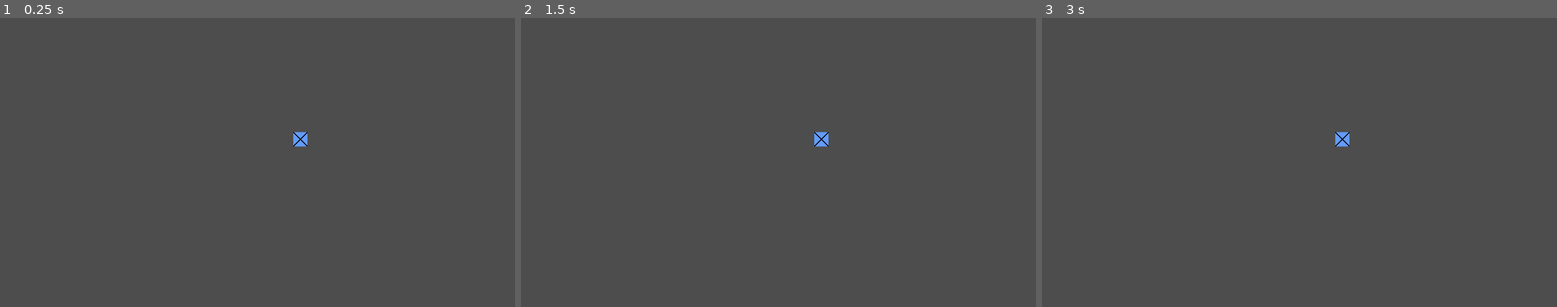
Above: before the commit, frames 1-3 (left to right).
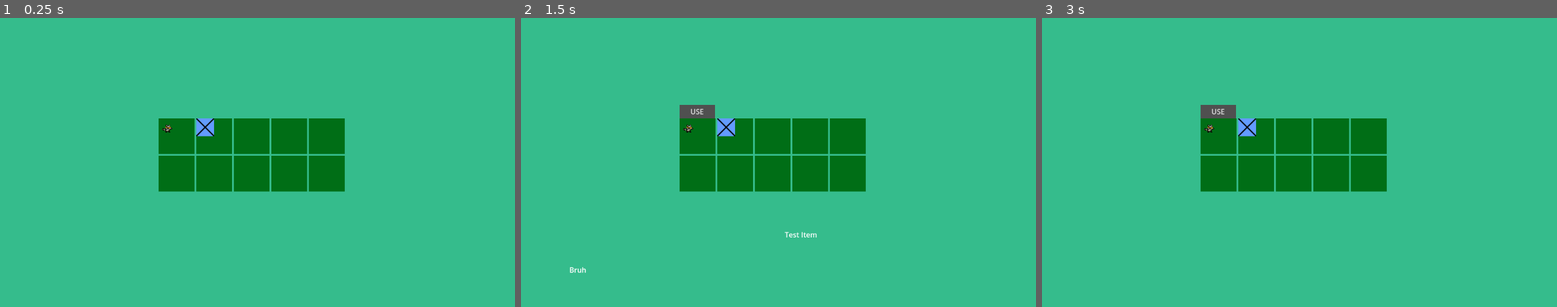
Above: after the commit, the same moments.

Repository: Xirogg/2D-PointandClick
Game: Godot game, scene res://Scenes/Characters/player.tscn
Two runs of this game, one before a commit and one after it. Both use one fixed random seed, a clock stepped at 60 frames per second and the inputs below.
Inputs (mouse positions are in pixels of both pictures, inside the frame that each line leads up to):
- Up to frame 1 (0.25 s): no input
- Up to frame 2 (1.5 s): click (696, 136) at 0.52 s; click (696, 136) at 1.27 s
- Up to frame 3 (3 s): click (1217, 136) at 2.02 s; tap Enter at 2.75 s; drag from (1340, 139) to (1351, 98) at 2.77 s

The runs differ from the first frame. In frame 1, 100% of the frame differs, in the area x 0-100%, y 0-100%; in frame 2, 100%; in frame 3, 100%.

Commit message:
Activitx Module created

Diff:
--- a/Scenes/Characters/player.tscn
+++ b/Scenes/Characters/player.tscn
@@ -9,7 +9,6 @@
 script = ExtResource("1_40svl")
 
 [node name="InventoryLayer" type="CanvasLayer" parent="."]
-visible = false
 
 [node name="ColorRect" type="ColorRect" parent="InventoryLayer"]
 anchors_preset = 15
--- /dev/null
+++ b/Scenes/Modules/activity_module.tscn
@@ -0,0 +1,9 @@
+[gd_scene load_steps=2 format=3 uid="uid://tn8k4rh7eqku"]
+
+[ext_resource type="Script" uid="uid://bsc4n5e7wjc3p" path="res://Scripts/Modules/activity_module.gd" id="1_qanmh"]
+
+[node name="Activity Module" type="Area2D"]
+script = ExtResource("1_qanmh")
+
+[connection signal="area_entered" from="." to="." method="_on_area_entered"]
+[connection signal="area_exited" from="." to="." method="_on_area_exited"]
--- /dev/null
+++ b/Scripts/Modules/activity_module.gd
@@ -0,0 +1,39 @@
+extends Area2D
+
+#Needed Item for the specific Puzzle
+@export var needed_item: String
+
+var mouse_in_range: bool = false
+
+
+func _process(delta: float) -> void:
+
+	if Input.is_action_just_pressed("LMB (Single)"):
+
+		if mouse_in_range:
+			Handle_Activity()
+
+
+
+func Handle_Activity():
+	var parent = get_parent()
+
+	if Global.LastSelectedItem != needed_item:
+		return
+
+	#Execute the Action
+	### THERE MUST BE A FUNCTION WITH THAT NAME, OTHERWISE ITS GG
+	else:
+		if parent.Execute_Function():
+			parent.Execute_Action()
+
+		else:
+			return
+
+
+func _on_area_entered(area: Area2D) -> void:
+	mouse_in_range = true
+
+
+func _on_area_exited(area: Area2D) -> void:
+	mouse_in_range = false
Not shown, added: Scripts/Modules/activity_module.gd.uid
